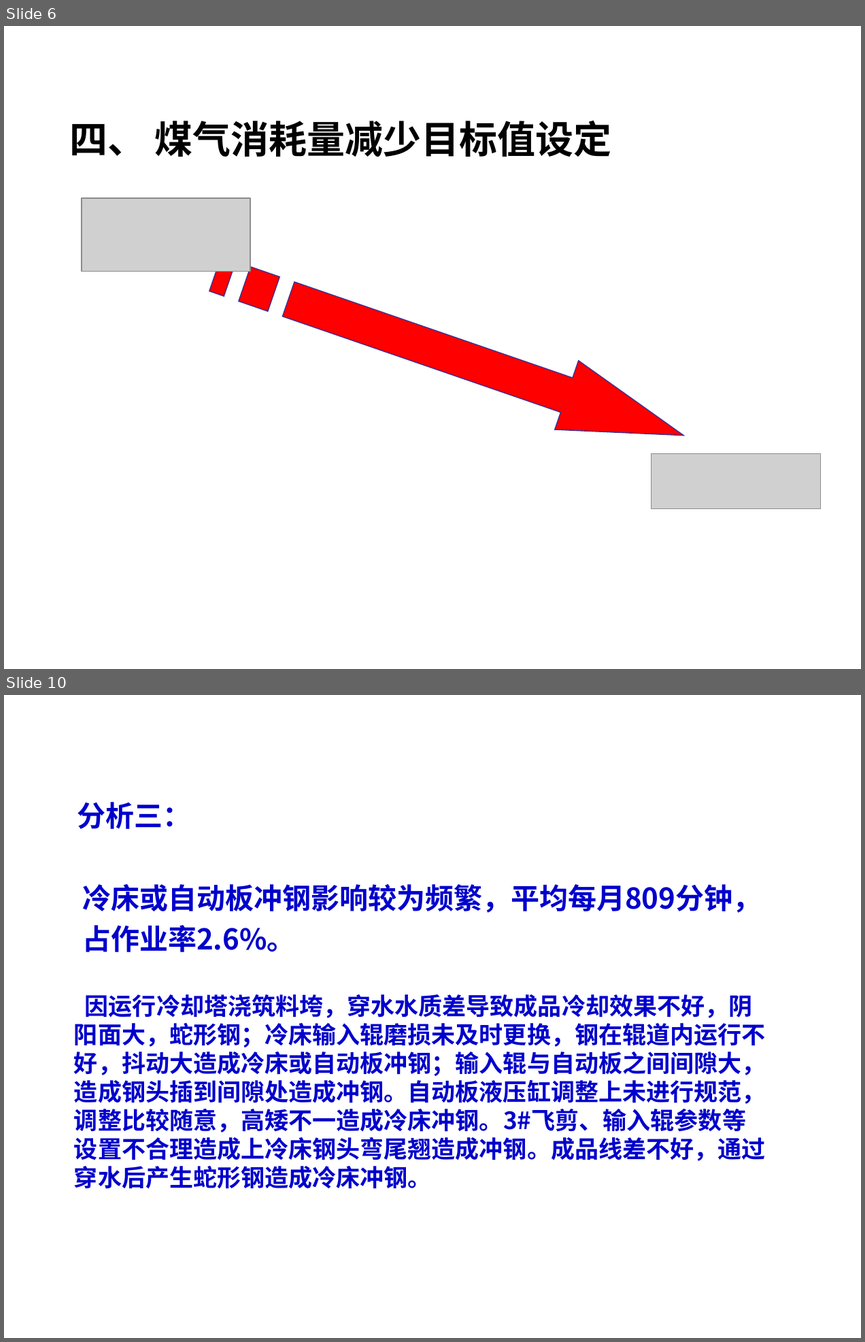
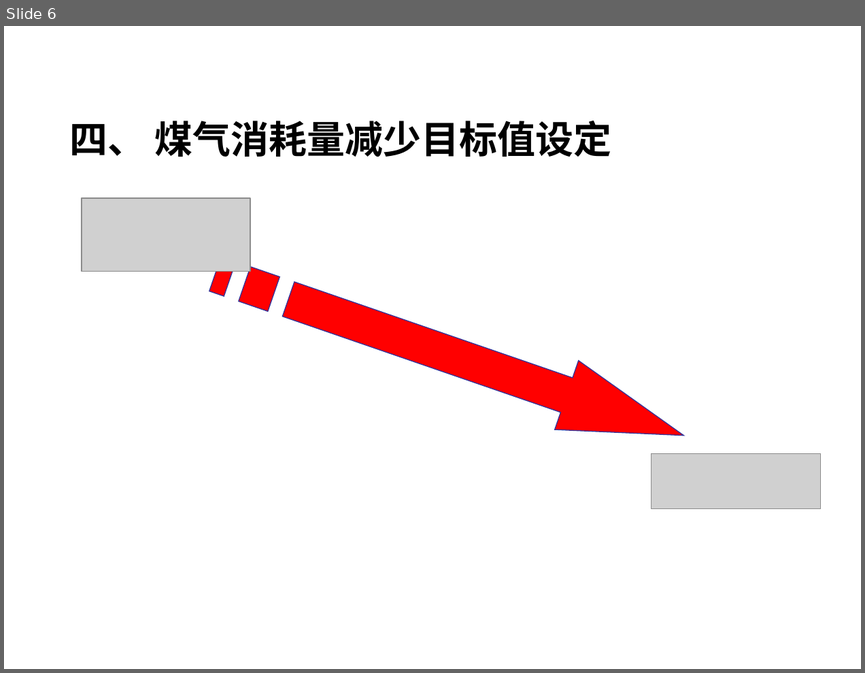
Before and after one commit to wfq1971/work_file, a slide deck: 2021年三棒作业区QC课题.ppt. Shown one above the other, each under a label of ours: slides 6 and 10 before the commit, slide 6 after it; the slides between them are not shown. The pictures are 865x1342 and 865x673 pixels, drawn with LibreOffice and Linux fonts; fonts in the diff are those of the drawing; grey boxes stand for pictures; background and template pictures are left out. Boxes give left, top, right and bottom in pixels: in the first picture for what was removed or moved away, otherwise in the second. Text is boxed around its words. In the diff, an @@ line names an element or a change of style, - is before the commit and + after.

Commit message:
自动版本管理: 2026/07/10  9:41

```diff
--- a/2021年三棒作业区QC课题.ppt
+++ b/2021年三棒作业区QC课题.ppt
@@ slide 10 removed at (x1=4, y1=695, x2=861, y2=1338), background picture (left out) @@
@@ text removed at (x1=77, y1=802, x2=192, y2=829) @@
-分析三：
@@ text removed at (x1=82, y1=884, x2=761, y2=952) @@
-冷床或自动板冲钢影响较为频繁，平均每月809分钟，占作业率2.6%。
@@ text removed at (x1=74, y1=994, x2=766, y2=1189) @@
-因运行冷却塔浇筑料垮，穿水水质差导致成品冷却效果不好，阴阳面大，蛇形钢；冷床输入辊磨损未及时更换，钢在辊道内运行不好，抖动大造成冷床或自动板冲钢；输入辊与自动板之间间隙大，造成钢头插到间隙处造成冲钢。自动板液压缸调整上未进行规范，调整比较随意，高矮不一造成冷床冲钢。3#飞剪、输入辊参数等设置不合理造成上冷床钢头弯尾翘造成冲钢。成品线差不好，通过穿水后产生蛇形钢造成冷床冲钢。
```
Also in this commit, not shown: 15 slides changed, 11 slides added, 5 other slides removed.
